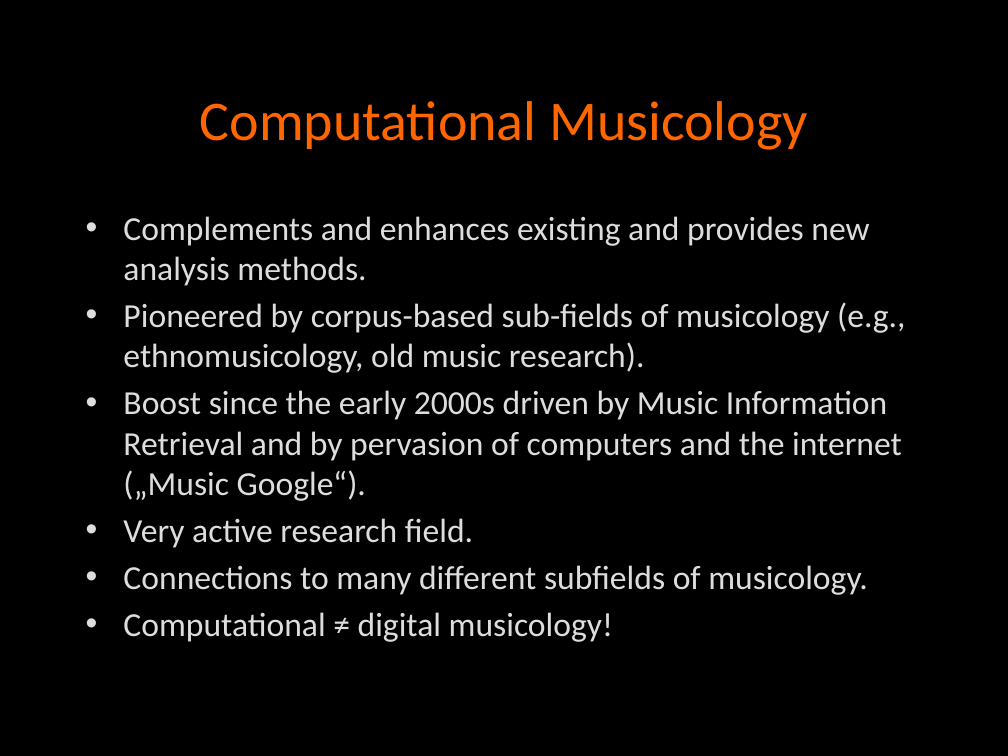
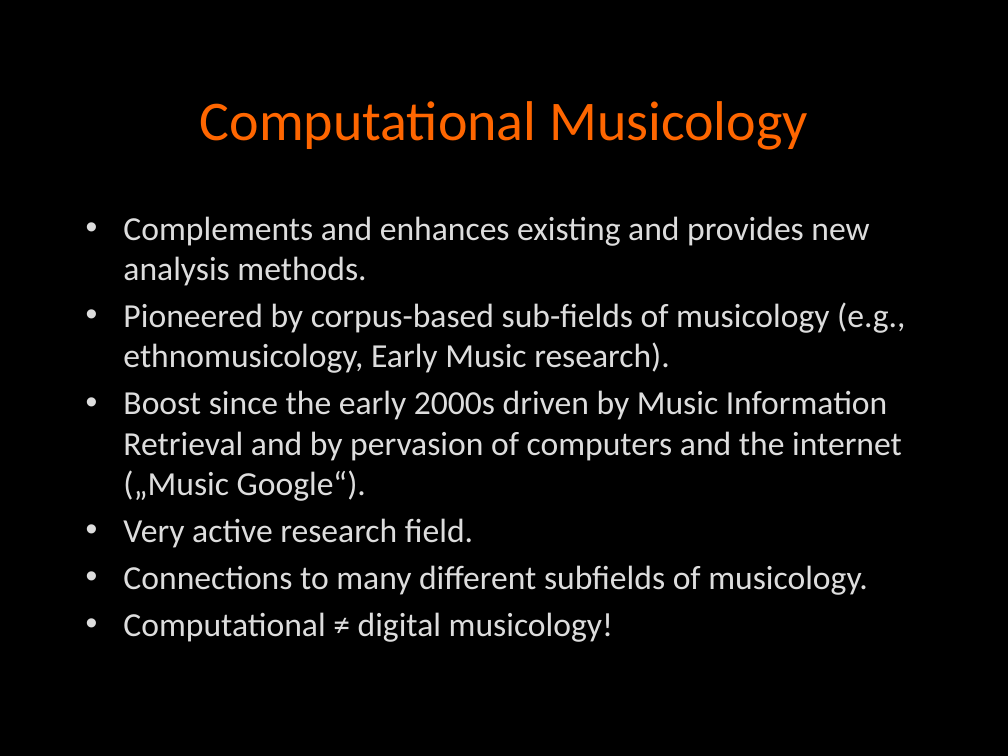
Before and after one commit to klausfrieler/digthatlick_lecture, a slide deck: slide 8 of frieler_ComSysMus_workshop.pptx (slide 3 before the commit). Drawn at 1008x756 pixels with LibreOffice and Linux fonts; fonts in the diff are those of the drawing. Boxes give left, top, right and bottom in pixels: in the first picture for what was removed or moved away, otherwise in the second. Text is boxed around its words. In the diff, an @@ line names an element or a change of style, - is before the commit and + after.

```diff
--- a/frieler_ComSysMus_workshop.pptx
+++ b/frieler_ComSysMus_workshop.pptx
@@ text at (x1=123, y1=302, x2=905, y2=373): text changed @@
-• Pioneered by corpus-based sub-fields of musicology (e.g., ethnomusicology, old music research).
+• Pioneered by corpus-based sub-fields of musicology (e.g., ethnomusicology, Early Music research).
```
Also in this commit, not shown: 5 other slides changed, 10 slides added, 1 slide removed, 1 other file.
